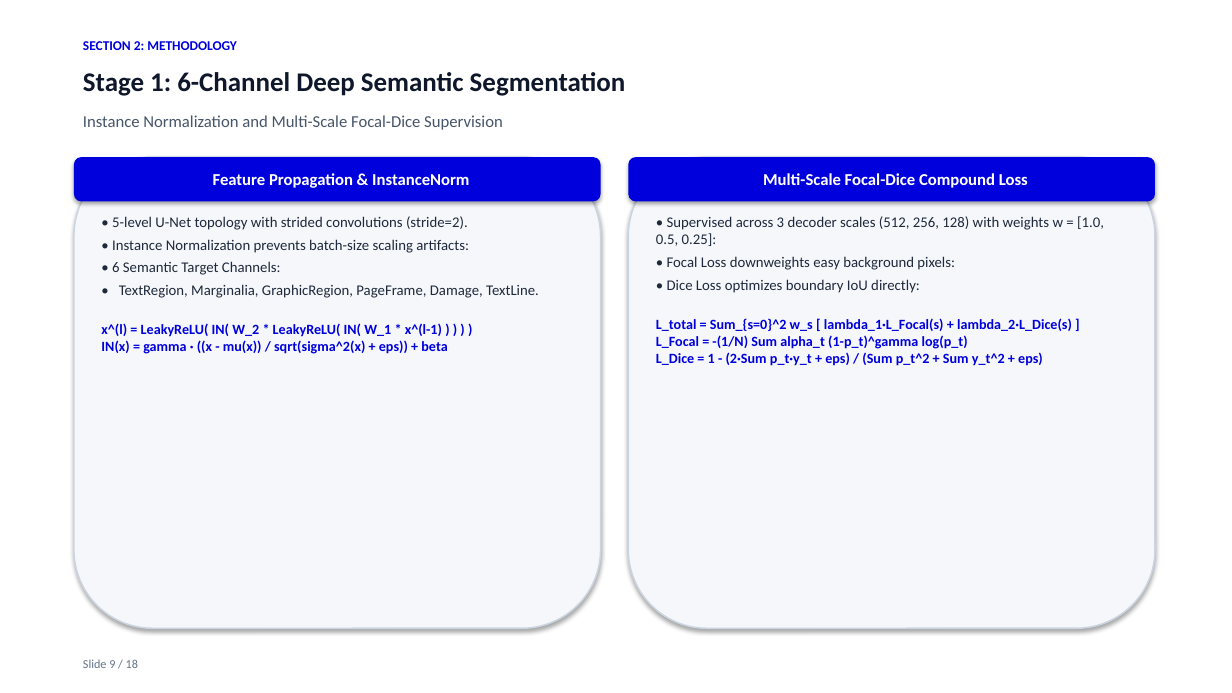
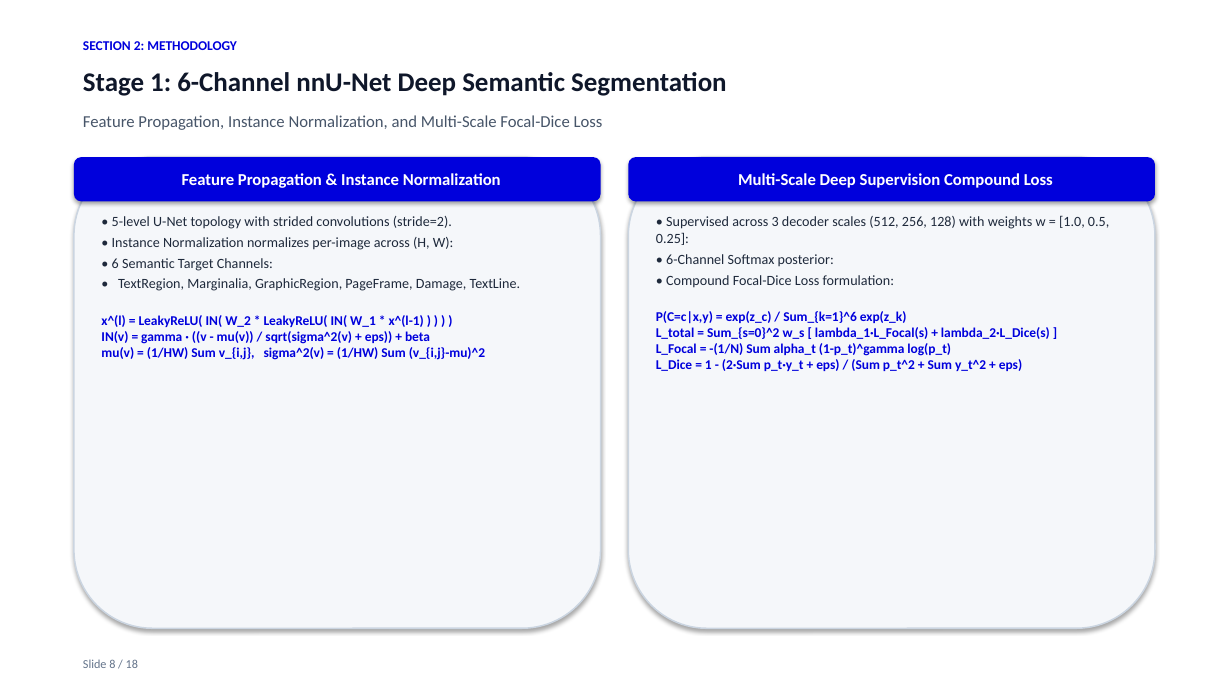
Before and after one commit to Dakshankarthic/Indic, a slide deck: slide 8 of docs/Archival_Manuscript_Layout_Analysis_Presentation.pptx (slide 9 before the commit). Drawn at 1232x693 pixels with LibreOffice and Linux fonts; fonts in the diff are those of the drawing. Boxes give left, top, right and bottom in pixels: in the first picture for what was removed or moved away, otherwise in the second. Text is boxed around its words. In the diff, an @@ line names an element or a change of style, - is before the commit and + after.

```diff
--- a/docs/Archival_Manuscript_Layout_Analysis_Presentation.pptx
+++ b/docs/Archival_Manuscript_Layout_Analysis_Presentation.pptx
@@ text at box(83, 72, 727, 96): text changed @@
-Stage 1: 6-Channel Deep Semantic Segmentation
+Stage 1: 6-Channel nnU-Net Deep Semantic Segmentation
@@ text at box(83, 115, 603, 130): text changed @@
-Instance Normalization and Multi-Scale Focal-Dice Supervision
+Feature Propagation, Instance Normalization, and Multi-Scale Focal-Dice Loss
@@ text in rounded rectangle at box(182, 173, 501, 188): text changed @@
-Feature Propagation & InstanceNorm
+Feature Propagation & Instance Normalization
@@ text in rounded rectangle at box(738, 173, 1053, 188): text changed @@
-Multi-Scale Focal-Dice Compound Loss
+Multi-Scale Deep Supervision Compound Loss
@@ text at box(112, 237, 454, 250): text changed; size 11.5 to 11 pt @@
-• Instance Normalization prevents batch-size scaling artifacts:
+• Instance Normalization normalizes per-image across (H, W):
@@ text at box(112, 216, 521, 291): size 11.5 to 11 pt in "• 5-level U-Net topology with strided convolutions ...", "• 6 Semantic Target Channels:", "• TextRegion, Marginalia, GraphicRegion, PageFrame, Damage,  ..."; less space between paragraphs @@
@@ text at box(656, 215, 1109, 245): size 11.5 to 11 pt in "• Supervised across 3 decoder scales (512, ..."; less space between paragraphs @@
@@ text at box(656, 254, 1050, 371): text changed; size 11 to 10.5 pt @@
-• Focal Loss downweights easy background pixels:
-• Dice Loss optimizes boundary IoU directly:
-L_total = Sum_{s=0}^2 w_s [ lambda_1·L_Focal(s) + lambda_2·L_Dice(s) ]
-L_Focal = -(1/N) Sum alpha_t (1-p_t)^gamma log(p_t)
-L_Dice = 1 - (2·Sum p_t·y_t + eps) / (Sum p_t^2 + Sum y_t^2 + eps)
+• 6-Channel Softmax posterior:
+• Compound Focal-Dice Loss formulation:
+P(C=c|x,y) = exp(z_c) / Sum_{k=1}^6 exp(z_k)
+L_total = Sum_{s=0}^2 w_s [ lambda_1·L_Focal(s) + lambda_2·L_Dice(s) ]
+L_Focal = -(1/N) Sum alpha_t (1-p_t)^gamma log(p_t)
+L_Dice = 1 - (2·Sum p_t·y_t + eps) / (Sum p_t^2 + Sum y_t^2 + eps)
@@ text at box(101, 315, 485, 360): text changed; size 11 to 10.5 pt @@
-x^(l) = LeakyReLU( IN( W_2 * LeakyReLU( IN( W_1 * x^(l-1) ) ) ) )
-IN(x) = gamma · ((x - mu(x)) / sqrt(sigma^2(x) + eps)) + beta
+x^(l) = LeakyReLU( IN( W_2 * LeakyReLU( IN( W_1 * x^(l-1) ) ) ) )
+IN(v) = gamma · ((v - mu(v)) / sqrt(sigma^2(v) + eps)) + beta
+mu(v) = (1/HW) Sum v_{i,j}, sigma^2(v) = (1/HW) Sum (v_{i,j}-mu)^2
@@ text at box(83, 659, 138, 668): text changed @@
-Slide 9 / 18
+Slide 8 / 18
```
Also in this commit, not shown: 14 other slides changed, 1 slide added, 1 slide removed, 12 other files.
